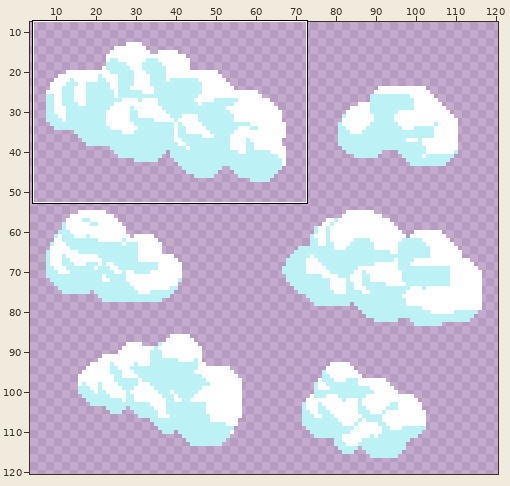
Pixel-art file -- Assets/Sprites/Clouds V2.aseprite. The first picture is a wide view before the edit; the outline marks the close-up.
Close-up. The starting point:
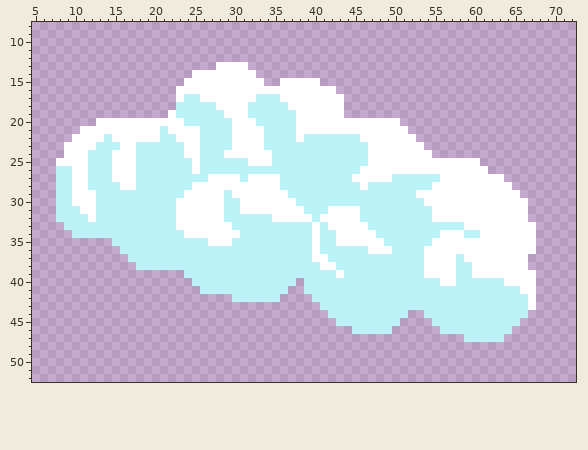
128x128 pixels, 1 frame. Shown: x 5..72, y 8..52. The wide view leaves out empty margins.
After the commit:
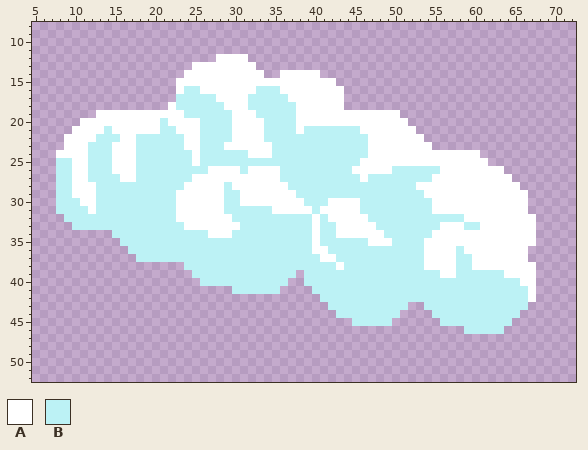
Palette (. is transparent): A #ffffff  B #bcf2f5
Edits made:
@@ x 5..72 @@
 11 ....................................................................
-12 ....................................................................
-13 .......................AAAA.........................................
-14 ....................AAAAAAAA........................................
-15 ...................AAAAAAAAAA..AAAAA................................
-16 ..................AAAAAAAAAAAAAAAAAAAA..............................
-17 ..................ABBAAAAAAABBBAAAAAAAA.............................
-18 ..................BBBBBAAAABBBBBAAAAAAA.............................
-19 .................ABBBBBBAAABBBBBBAAAAAA.............................
-20 ........AAAAAAAAAAABBBBBBAAABBBBBAAAAAAAAAAAAA......................
-21 ......AAAAAAAAAABAAAABBBBAAAABBBBAAAAAAAAAAAAAA.....................
-22 .....AAAABAAAAAABBAAABBBBAAAABBBBABBBBBBBAAAAAAA....................
-23 ....AAAABBBAABBBBBBAABBBBAAAABBBBBBBBBBBBBAAAAAAA...................
-24 ....AAABBBAAABBBBBBAABBBAAAAAABBBBBBBBBBBBAAAAAAAA..................
-25 ...AAAABBBAAABBBBBBBABBBBBBAAABBBBBBBBBBBBAAAAAAAAAAAAAA............
-26 ...BBAABBBAAABBBBBBBABBBBBBBBBBBBBBBBBBBBAAAAAAAAAAAAAAAA...........
-27 ...BBAABBBAAABBBBBBBBBAAAABAAAABBBBBBBBBAAAAABBBBBBAAAAAAAA.........
-28 ...BBAABBBBAABBBBBBBAAAAAAAAAAABBBBBBBBBBABBBBBBBBAAAAAAAAAA........
-29 ...BBAAABBBBBBBBBBBAAAAABAAAAAAABBBBBBBBBBBBBBBBAAAAAAAAAAAAA.......
-30 ...BBAAABBBBBBBBBBAAAAAABBAAAAAAABBBBBBBBBBBBBBBBAAAAAAAAAAAAA......
-31 ...BBBAABBBBBBBBBBAAAAAABBAAAAAAAABBBAAAABBBBBBBBBAAAAAAAAAAAA......
-32 ...BBBBABBBBBBBBBBAAAAAABBBBBBAAAAABAAAAABBBBBBBBBAAAAAAAAAAAA......
-33 ....BBBBBBBBBBBBBBAAAAAAABBBBBBBBBBABAAAAABBBBBBBBBBBBAAAAAAAAA.....
-34 .....BBBBBBBBBBBBBBAAAAAAABBBBBBBBBABBAAAAABBBBBBBBAAABBAAAAAAA.....
-35 ..........BBBBBBBBBBBBAAABBBBBBBBBBABBAAAAAABBBBBBAAAAAAAAAAAAA.....
-36 ...........BBBBBBBBBBBBBBBBBBBBBBBBABBBBBBAAABBBBAAAAAAAAAAAAAA.....
-37 ............BBBBBBBBBBBBBBBBBBBBBBBAABBBBBBBBBBBBAAAABAAAAAAAA......
-38 .............BBBBBBBBBBBBBBBBBBBBBBBAABBBBBBBBBBBAAAABBAAAAAAA......
-39 ...................BBBBBBBBBBBBBBBBBBBABBBBBBBBBBAAAABBAAAAAAAA.....
-40 ....................BBBBBBBBBBBBB.BBBBBBBBBBBBBBBBBAABBBBBBAAAA.....
-41 .....................BBBBBBBBBBB..BBBBBBBBBBBBBBBBBBBBBBBBBBBAA.....
-42 .........................BBBBBB....BBBBBBBBBBBBBBBBBBBBBBBBBBBA.....
-43 ....................................BBBBBBBBBBBBBBBBBBBBBBBBBBA.....
-44 .....................................BBBBBBBBBB..BBBBBBBBBBBBB......
-45 ......................................BBBBBBBB....BBBBBBBBBBB.......
-46 ........................................BBBBB......BBBBBBBBB........
-47 ......................................................BBBBB.........
+12 .......................AAAA.........................................
+13 ....................AAAAAAAA........................................
+14 ...................AAAAAAAAAA..AAAAA................................
+15 ..................AAAAAAAAAAAAAAAAAAAA..............................
+16 ..................ABBAAAAAAABBBAAAAAAAA.............................
+17 ..................BBBBBAAAABBBBBAAAAAAA.............................
+18 .................ABBBBBBAAABBBBBBAAAAAA.............................
+19 ........AAAAAAAAAAABBBBBBAAABBBBBAAAAAAAAAAAAA......................
+20 ......AAAAAAAAAABAAAABBBBAAAABBBBAAAAAAAAAAAAAA.....................
+21 .....AAAABAAAAAABBAAABBBBAAAABBBBABBBBBBBAAAAAAA....................
+22 ....AAAABBBAABBBBBBAABBBBAAAABBBBBBBBBBBBBAAAAAAA...................
+23 ....AAABBBAAABBBBBBAABBBAAAAAABBBBBBBBBBBBAAAAAAAA..................
+24 ...AAAABBBAAABBBBBBBABBBBBBAAABBBBBBBBBBBBAAAAAAAAAAAAAA............
+25 ...BBAABBBAAABBBBBBBABBBBBBBBBBBBBBBBBBBBAAAAAAAAAAAAAAAA...........
+26 ...BBAABBBAAABBBBBBBBBAAAABAAAABBBBBBBBBAAAAABBBBBBAAAAAAAA.........
+27 ...BBAABBBBAABBBBBBBAAAAAAAAAAABBBBBBBBBBABBBBBBBBAAAAAAAAAA........
+28 ...BBAAABBBBBBBBBBBAAAAABAAAAAAABBBBBBBBBBBBBBBBAAAAAAAAAAAAA.......
+29 ...BBAAABBBBBBBBBBAAAAAABBAAAAAAABBBBBBBBBBBBBBBBAAAAAAAAAAAAA......
+30 ...BBBAABBBBBBBBBBAAAAAABBAAAAAAAABBBAAAABBBBBBBBBAAAAAAAAAAAA......
+31 ...BBBBABBBBBBBBBBAAAAAABBBBBBAAAAABAAAAABBBBBBBBBAAAAAAAAAAAA......
+32 ....BBBBBBBBBBBBBBAAAAAAABBBBBBBBBBABAAAAABBBBBBBBBBBBAAAAAAAAA.....
+33 .....BBBBBBBBBBBBBBAAAAAAABBBBBBBBBABBAAAAABBBBBBBBAAABBAAAAAAA.....
+34 ..........BBBBBBBBBBBBAAABBBBBBBBBBABBAAAAAABBBBBBAAAAAAAAAAAAA.....
+35 ...........BBBBBBBBBBBBBBBBBBBBBBBBABBBBBBAAABBBBAAAAAAAAAAAAAA.....
+36 ............BBBBBBBBBBBBBBBBBBBBBBBAABBBBBBBBBBBBAAAABAAAAAAAA......
+37 .............BBBBBBBBBBBBBBBBBBBBBBBAABBBBBBBBBBBAAAABBAAAAAAA......
+38 ...................BBBBBBBBBBBBBBBBBBBABBBBBBBBBBAAAABBAAAAAAAA.....
+39 ....................BBBBBBBBBBBBB.BBBBBBBBBBBBBBBBBAABBBBBBAAAA.....
+40 .....................BBBBBBBBBBB..BBBBBBBBBBBBBBBBBBBBBBBBBBBAA.....
+41 .........................BBBBBB....BBBBBBBBBBBBBBBBBBBBBBBBBBBA.....
+42 ....................................BBBBBBBBBBBBBBBBBBBBBBBBBBA.....
+43 .....................................BBBBBBBBBB..BBBBBBBBBBBBB......
+44 ......................................BBBBBBBB....BBBBBBBBBBB.......
+45 ........................................BBBBB......BBBBBBBBB........
+46 ......................................................BBBBB.........
+47 ....................................................................
 48 ....................................................................
